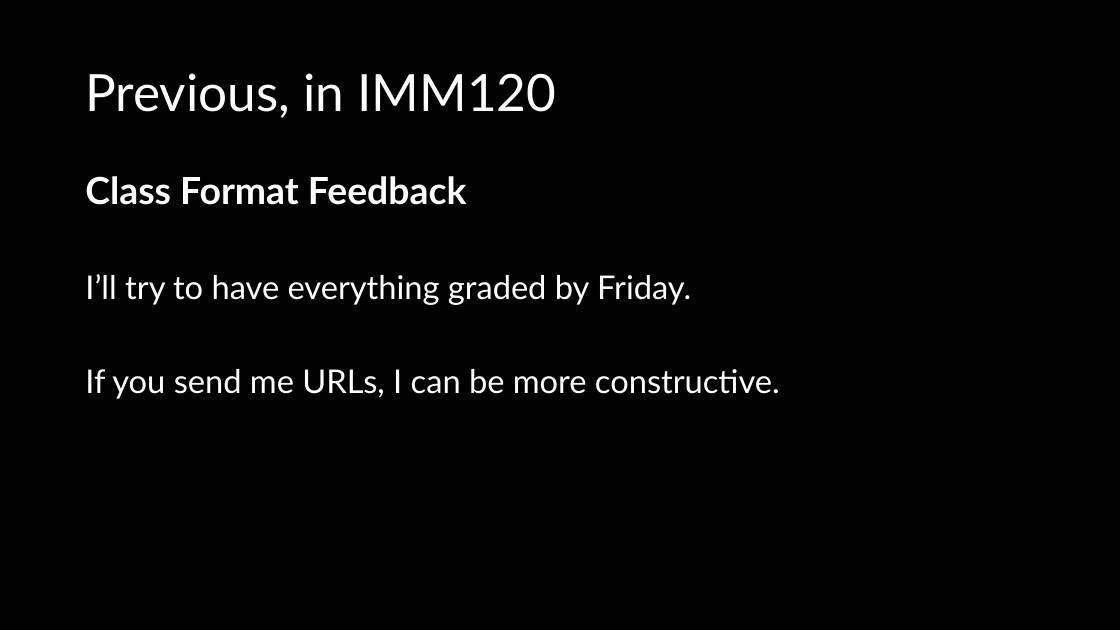
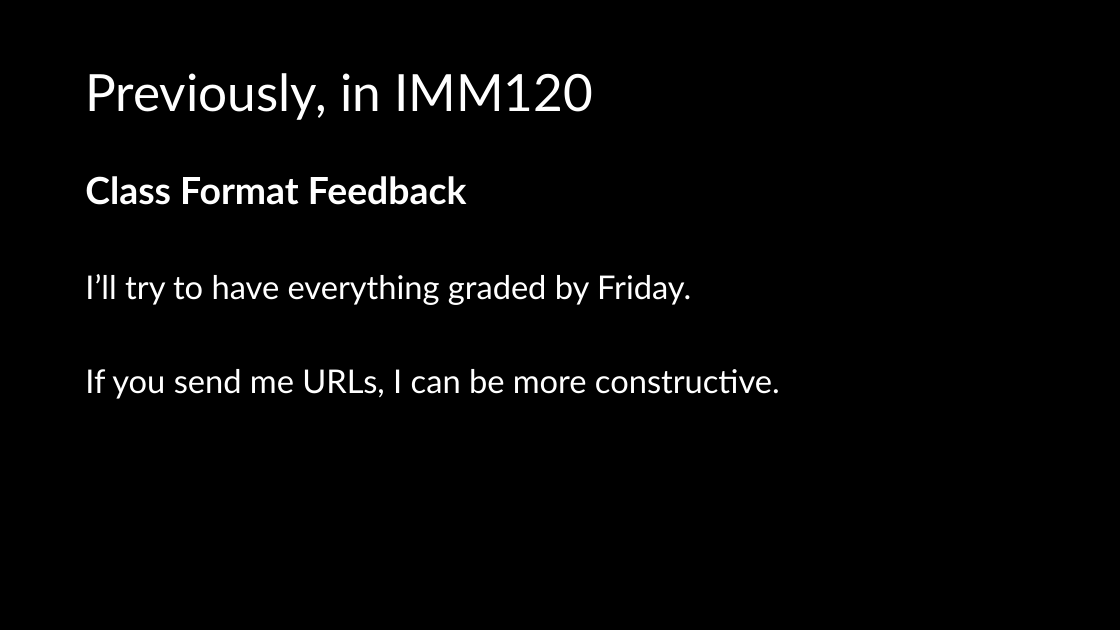
Before and after one commit to crhallberg/IMM120, a slide deck: slide 2 of Presentations/Class 04 – Sept 25.pptx. Drawn at 1120x630 pixels with LibreOffice and Linux fonts; fonts in the diff are those of the drawing. Boxes give left, top, right and bottom in pixels: in the first picture for what was removed or moved away, otherwise in the second. Text is boxed around its words. In the diff, an @@ line names an element or a change of style, - is before the commit and + after.

```diff
--- a/Presentations/Class 04 – Sept 25.pptx
+++ b/Presentations/Class 04 – Sept 25.pptx
@@ title at <box>85,73,593,120</box>: text changed @@
-Previous, in IMM120
+Previously, in IMM120
```
Also in this commit, not shown: 3 other slides changed, 2 slides added, 8 other files.
